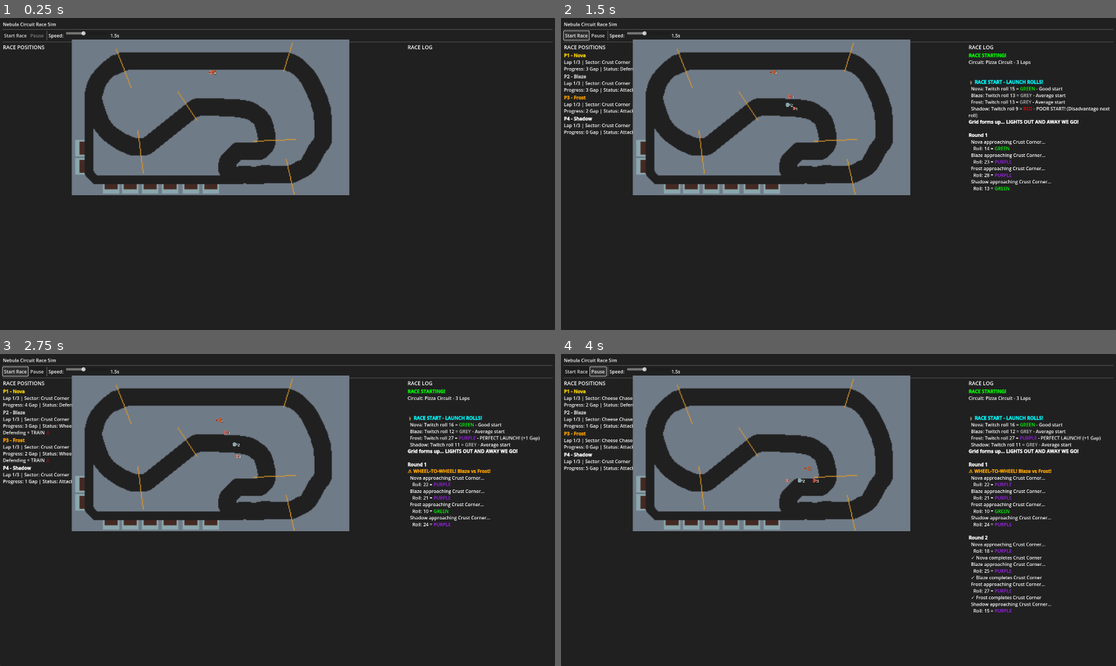
Above: before the commit, frames 1-4 (two rows, left to right).
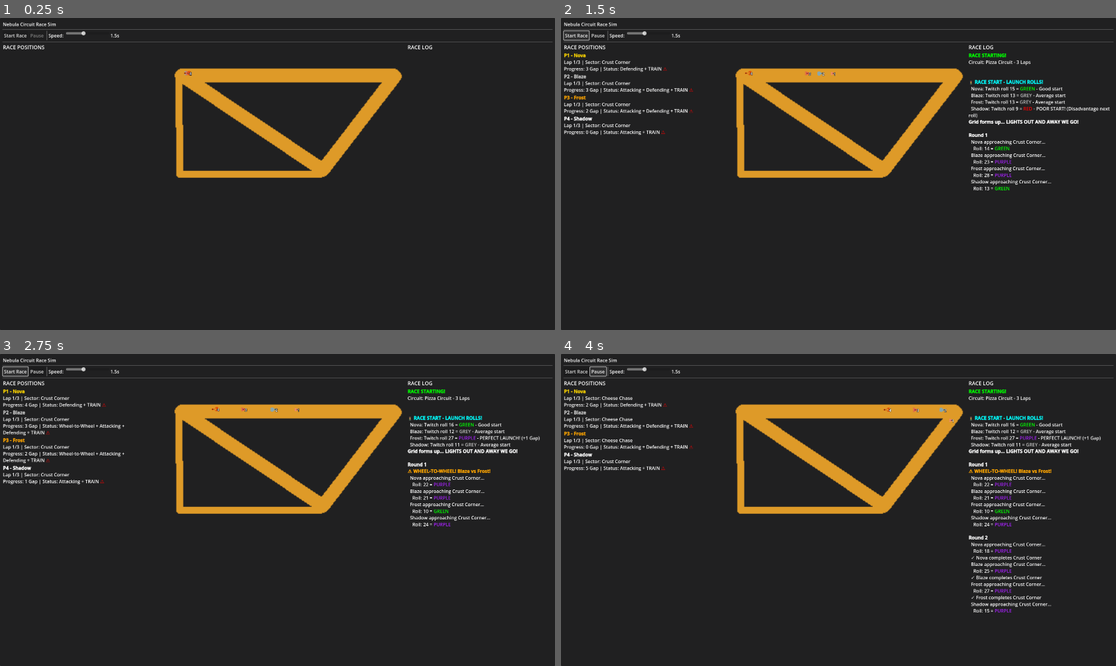
Above: after the commit, the same moments.

Repository: computersaucegames/nc
Game: Godot game, scene res://scenes/tests/RaceTestScene.tscn
Two runs of this game, one before a commit and one after it. Both use one fixed random seed, a clock stepped at 60 frames per second and the inputs below. The project has no main scene, so this scene is started directly.
Inputs:
- Up to frame 1 (0.25 s): no input
- Up to frame 2 (1.5 s): click "Start Race" at 0.5 s; click "Start Race" at 1.25 s
- Up to frame 3 (2.75 s): click "Start Race" at 2 s
- Up to frame 4 (4 s): click "Pause" at 2.75 s; click "Resume" at 3.5 s

The runs differ from the first frame. In frame 1, 19% of the frame differs, in the area x 12-73%, y 6-57%; in frame 2, 20%; in frame 3, 20%; in frame 4, 20%.

Commit message:
.git/COMMIT_EDITMSG latest

Diff:
--- a/scenes/ui/CircuitDisplay.tscn
+++ b/scenes/ui/CircuitDisplay.tscn
@@ -1,11 +1,12 @@
 [gd_scene load_steps=3 format=3 uid="uid://c8vx3q2n1h4yk"]
 
-[ext_resource type="Script" path="res://scripts/ui/CircuitDisplay.gd" id="1_circuit"]
-[ext_resource type="Texture2D" uid="uid://mjsuo7xkgrar" path="res://resources/art/testtrack.png" id="2_track"]
+[ext_resource type="Script" uid="uid://ce4vxyse61vfk" path="res://scripts/ui/CircuitDisplay.gd" id="1_circuit"]
+[ext_resource type="Texture2D" uid="uid://mjsuo7xkgrar" path="res://resources/art/pizza_triangle_placeholder.png" id="2_track"]
 
-[node name="CircuitDisplay" type="Control"]
+[node name="CircuitDisplay2" type="Control"]
 custom_minimum_size = Vector2(400, 300)
-layout_mode = 2
+layout_mode = 3
+anchors_preset = 0
 size_flags_horizontal = 3
 size_flags_vertical = 3
 script = ExtResource("1_circuit")
@@ -21,14 +22,11 @@
 
 [node name="Sector1Start" type="Marker2D" parent="SectorMarkers"]
 position = Vector2(150, 256)
-gizmo_extents = 10.0
 
 [node name="Sector2Start" type="Marker2D" parent="SectorMarkers"]
 position = Vector2(362, 256)
-gizmo_extents = 10.0
 
 [node name="Sector3Start" type="Marker2D" parent="SectorMarkers"]
 position = Vector2(362, 150)
-gizmo_extents = 10.0
 
 [node name="PilotContainer" type="Node2D" parent="."]
--- a/scenes/ui/PizzaCircuitDisplay.tscn
+++ b/scenes/ui/PizzaCircuitDisplay.tscn
@@ -1,23 +1,26 @@
-[gd_scene load_steps=4 format=3 uid="uid://pizza_display_001"]
+[gd_scene load_steps=4 format=3 uid="uid://d22ihwa0ff46w"]
 
-[ext_resource type="Script" path="res://scripts/ui/CircuitDisplay.gd" id="1_circuit"]
+[ext_resource type="Script" uid="uid://ce4vxyse61vfk" path="res://scripts/ui/CircuitDisplay.gd" id="1_circuit"]
 [ext_resource type="Texture2D" uid="uid://mjsuo7xkgrar" path="res://resources/art/pizza_triangle_placeholder.png" id="2_track"]
 
 [sub_resource type="Curve2D" id="Curve2D_triangle"]
 _data = {
-"points": PackedVector2Array(0, 0, 0, 0, 256, 100, 0, 0, 0, 0, 400, 350, 0, 0, 0, 0, 112, 350, 0, 0, 0, 0, 256, 100)
+"points": PackedVector2Array(0, 0, 0, 0, 171, 103, 0, 0, 0, 0, 894, 106, 0, 0, 0, 0, 649, 443, 0, 0, 0, 0, 172, 102)
 }
 point_count = 4
 
 [node name="CircuitDisplay" type="Control"]
 custom_minimum_size = Vector2(400, 300)
-layout_mode = 2
+layout_mode = 3
+anchors_preset = 0
+offset_right = 929.0
+offset_bottom = 500.0
 size_flags_horizontal = 3
 size_flags_vertical = 3
 script = ExtResource("1_circuit")
 
 [node name="TrackSprite" type="Sprite2D" parent="."]
-position = Vector2(256, 256)
+position = Vector2(480, 267)
 scale = Vector2(3, 3)
 texture = ExtResource("2_track")
 
@@ -27,15 +30,12 @@
 [node name="SectorMarkers" type="Node2D" parent="."]
 
 [node name="Sector1Start" type="Marker2D" parent="SectorMarkers"]
-position = Vector2(256, 100)
-gizmo_extents = 10.0
+position = Vector2(173, 104)
 
 [node name="Sector2Start" type="Marker2D" parent="SectorMarkers"]
-position = Vector2(400, 350)
-gizmo_extents = 10.0
+position = Vector2(888, 110)
 
 [node name="Sector3Start" type="Marker2D" parent="SectorMarkers"]
-position = Vector2(112, 350)
-gizmo_extents = 10.0
+position = Vector2(646, 441)
 
 [node name="PilotContainer" type="Node2D" parent="."]
Binary file added: resources/art/pizza_triangle_placeholder.png
Not shown, changed: resources/art/pizza_triangle_placeholder.png.import
Not shown: 1 places in scenes/tests/RaceTestScene.tscn that only renumber resources
Binary file added: scenes/ui/components/pizza.aseprite
Not shown, added: scripts/ui/CircuitDisplay.gd.uid
